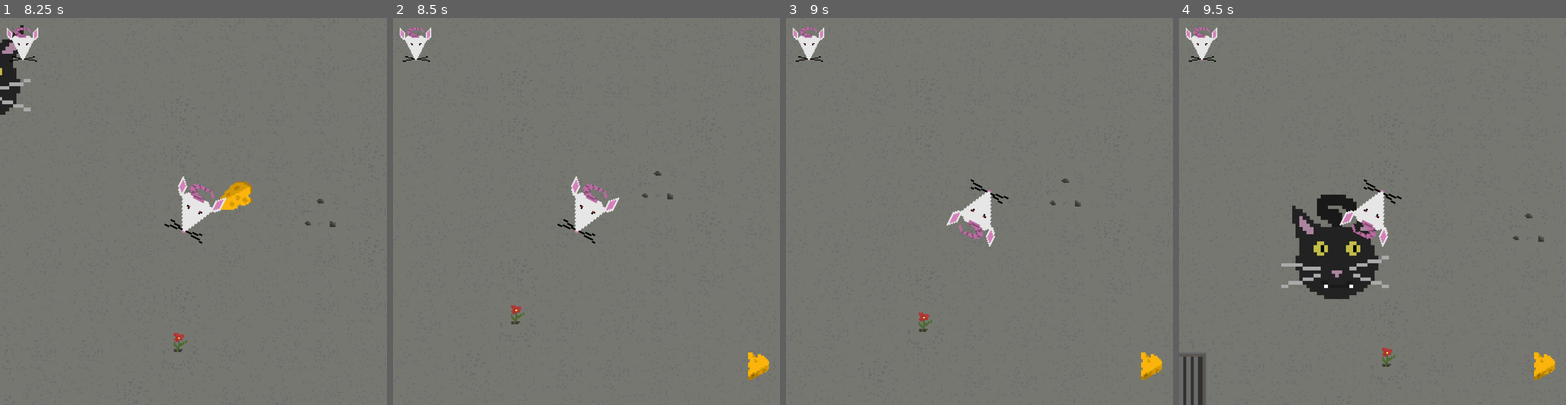
Above: before the commit, frames 1-4 (left to right).
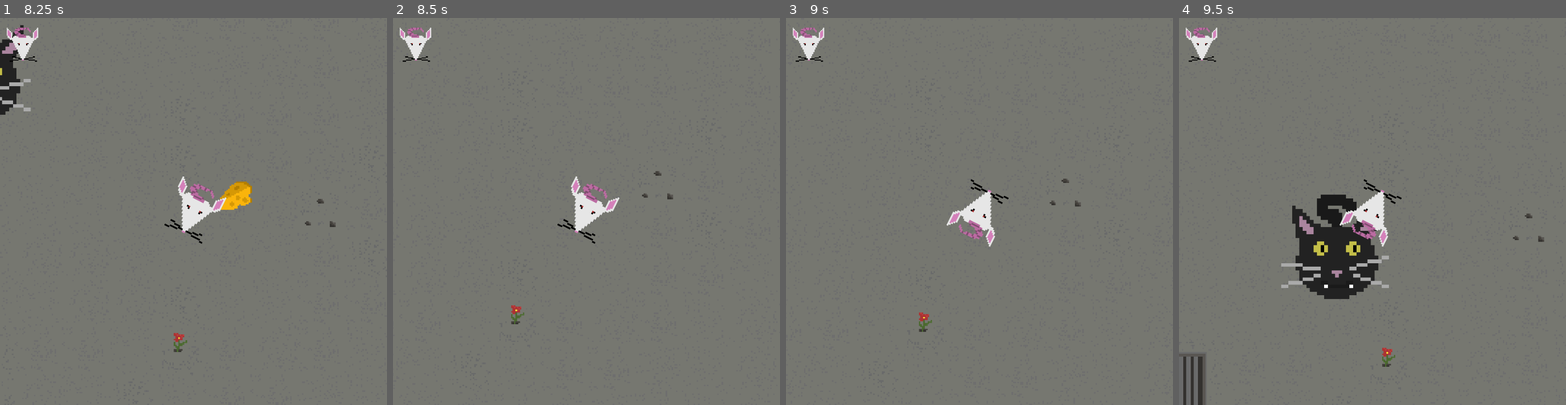
Above: after the commit, the same moments.

Repository: hg-game-dev/DodgeGame1
Game: Godot game, scene res://main_menu/main_menu.tscn
Two runs of this game, one before a commit and one after it. Both use one fixed random seed, a clock stepped at 60 frames per second and the inputs below. This scene is started directly instead of the project's main scene.
Inputs (mouse positions are in pixels of both pictures, inside the frame that each line leads up to):
- Up to frame 1 (8.25 s): click "New Game" at 0.5 s; tap Enter at 1.25, 8 s; move the mouse to (174, 288) at 1.27 s; press the mouse at (174, 288) at 1.28 s; tap Space at 2 s; move the mouse to (309, 269) at 2.02 s; release the mouse at (309, 269) at 2.03 s; click (309, 269) at 2.1 s; move the mouse to (77, 153) at 2.77 s; press the mouse at (77, 153) at 2.78 s; move the mouse to (212, 211) at 3.52 s; release the mouse at (212, 211) at 3.53 s; click (212, 211) at 3.6 s; move the mouse to (135, 114) at 4.27 s; press the mouse at (135, 114) at 4.28 s; move the mouse to (278, 192) at 5.02 s; release the mouse at (278, 192) at 5.03 s; click (278, 192) at 5.1 s; move the mouse to (116, 230) at 5.77 s; press the mouse at (116, 230) at 5.78 s; move the mouse to (232, 126) at 6.52 s; release the mouse at (232, 126) at 6.53 s; click (232, 126) at 6.6 s; move the mouse to (174, 288) at 7.27 s; press the mouse at (174, 288) at 7.28 s; move the mouse to (309, 269) at 8.02 s; release the mouse at (309, 269) at 8.03 s; click (309, 269) at 8.1 s
- Up to frame 2 (8.5 s): no input
- Up to frame 3 (9 s): move the mouse to (863, 153) at 8.77 s; press the mouse at (863, 153) at 8.78 s
- Up to frame 4 (9.5 s): no input

Frame 1 is identical in both runs. In frame 2, 0.3% of the frame differs, in the area x 91-98%, y 86-94%; in frame 3, 0.3%; in frame 4, 0.3%.

Commit message:
sfx added, game broken :(

Diff:
--- a/character_body_2d.gd
+++ b/character_body_2d.gd
@@ -1,5 +1,6 @@
 extends CharacterBody2D
 
+@onready var sfx_chomp1 = $sfx_chomp1
 @export var speed = 600
 
 var target = global_position
@@ -13,7 +14,6 @@
 
 signal tokens_changed(tokens: int)
 signal won
-
 
 @export var slow_per_token := 10
 @export var min_speed := 250
@@ -35,9 +35,9 @@
 	tokens += amount
 	tokens_changed.emit(tokens)
 	print("Tokens:", tokens)
+	sfx_chomp1.play()
 
 	speed = max(speed - slow_per_token * amount, min_speed)
-
 
 	if tokens >= 30:
 		won.emit()
--- a/enemy.gd
+++ b/enemy.gd
@@ -1,5 +1,6 @@
 extends Area2D
 
+@onready var sfx_angrymeow1 = $sfx_angrymeow1
 @export var rush_speed = 1500
 @export var retreat_speed := 350
 @export var min_delay := 1
@@ -69,3 +70,4 @@
 	if body.is_in_group("player"):
 		body.call("on_caught")
 		print("Caught!")
+		sfx_angrymeow1.play()
--- /dev/null
+++ b/new_audio_stream_randomizer.tres
@@ -0,0 +1,4 @@
+[gd_resource type="AudioStreamRandomizer" format=3 uid="uid://dmctiwx5h124l"]
+
+[resource]
+streams_count = 1
--- a/node_2d.tscn
+++ b/node_2d.tscn
@@ -13,7 +13,13 @@
 [ext_resource type="Texture2D" uid="uid://3m8a5piwiw17" path="res://cheese.png" id="5_q6r6c"]
 [ext_resource type="AudioStream" uid="uid://bwutw2rumghub" path="res://assets_music_mouse_jam_1.wav" id="6_nr8wp"]
 [ext_resource type="Texture2D" uid="uid://c4i3gu384lbnt" path="res://tile_set.png" id="7_d21ai"]
+[ext_resource type="AudioStream" uid="uid://b74xifncqp017" path="res://SoundFX/Chomp1a.wav" id="9_d2bti"]
+[ext_resource type="AudioStream" uid="uid://xsim0jeym64i" path="res://SoundFX/AngryMeow1.wav" id="12_fs4d3"]
 [ext_resource type="PackedScene" uid="uid://cop5dm3wikblf" path="res://tile_map.tscn" id="12_x0ka3"]
+[ext_resource type="AudioStream" uid="uid://o6pvc4yi8qcq" path="res://SoundFX/AngryMeow2.wav" id="13_7vxoj"]
+[ext_resource type="AudioStream" uid="uid://c5ta030hb8q0i" path="res://SoundFX/AngryMeow3.wav" id="14_ei405"]
+[ext_resource type="AudioStream" uid="uid://bo2hlk42jag76" path="res://SoundFX/Growl1.wav" id="15_e8dv2"]
+[ext_resource type="AudioStream" uid="uid://c746m3u02gode" path="res://SoundFX/Growl2.wav" id="16_2nhjh"]
 
 [sub_resource type="CapsuleShape2D" id="CapsuleShape2D_0hol4"]
 radius = 41.0
@@ -21,6 +27,16 @@
 
 [sub_resource type="CircleShape2D" id="CircleShape2D_q6r6c"]
 radius = 10.542402
+
+[sub_resource type="AudioStreamRandomizer" id="AudioStreamRandomizer_bjha6"]
+random_pitch = 1.8672519
+random_volume_offset_db = 6.14
+streams_count = 5
+stream_0/stream = ExtResource("12_fs4d3")
+stream_1/stream = ExtResource("13_7vxoj")
+stream_2/stream = ExtResource("14_ei405")
+stream_3/stream = ExtResource("15_e8dv2")
+stream_4/stream = ExtResource("16_2nhjh")
 
 [sub_resource type="RectangleShape2D" id="RectangleShape2D_kdubu"]
 size = Vector2(69, 75)
@@ -80,6 +96,9 @@
 [node name="CollisionShape2D" type="CollisionShape2D" parent="Player/CharacterBody2D" unique_id=183493482]
 shape = SubResource("CapsuleShape2D_0hol4")
 
+[node name="sfx_chomp1" type="AudioStreamPlayer" parent="Player/CharacterBody2D" unique_id=1483321469]
+stream = ExtResource("9_d2bti")
+
 [node name="Enemy" type="Node2D" parent="." unique_id=2080868617]
 position = Vector2(12, -7)
 
@@ -94,6 +113,9 @@
 [node name="CollisionShape2D" type="CollisionShape2D" parent="Enemy/Area2D" unique_id=258735405]
 position = Vector2(0.3513267, 2.4592867)
 shape = SubResource("CircleShape2D_q6r6c")
+
+[node name="sfx_angrymeow1" type="AudioStreamPlayer" parent="Enemy/Area2D" unique_id=195765332]
+stream = SubResource("AudioStreamRandomizer_bjha6")
 
 [node name="Token" type="Node2D" parent="." unique_id=159292683]
 
@@ -120,6 +142,4 @@
 [node name="TileMap" parent="." unique_id=1328375107 instance=ExtResource("12_x0ka3")]
 z_index = -1
 
-[connection signal="tokens_changed" from="Player/CharacterBody2D" to="HUD/CheeseCollected" method="_on_tokens_received"]
-
 [editable path="HUD"]
Not shown, added: SoundFX/AngryMeow1.wav.import
Not shown, added: SoundFX/AngryMeow2.wav.import
Not shown, added: SoundFX/AngryMeow3.wav.import
Not shown, added: SoundFX/Chomp1a.wav.import
Not shown, added: SoundFX/Chomp1b.wav.import
Not shown, added: SoundFX/Chomp2a.wav.import
Not shown, added: SoundFX/Chomp2b.wav.import
Not shown, added: SoundFX/Chomp3a.wav.import
Not shown, added: SoundFX/Growl1.wav.import
Not shown, added: SoundFX/Growl2.wav.import
Not shown, added: SoundFX/Hiss1.wav.import
Not shown, added: SoundFX/Hiss2.wav.import
(and 18 more such lines)
